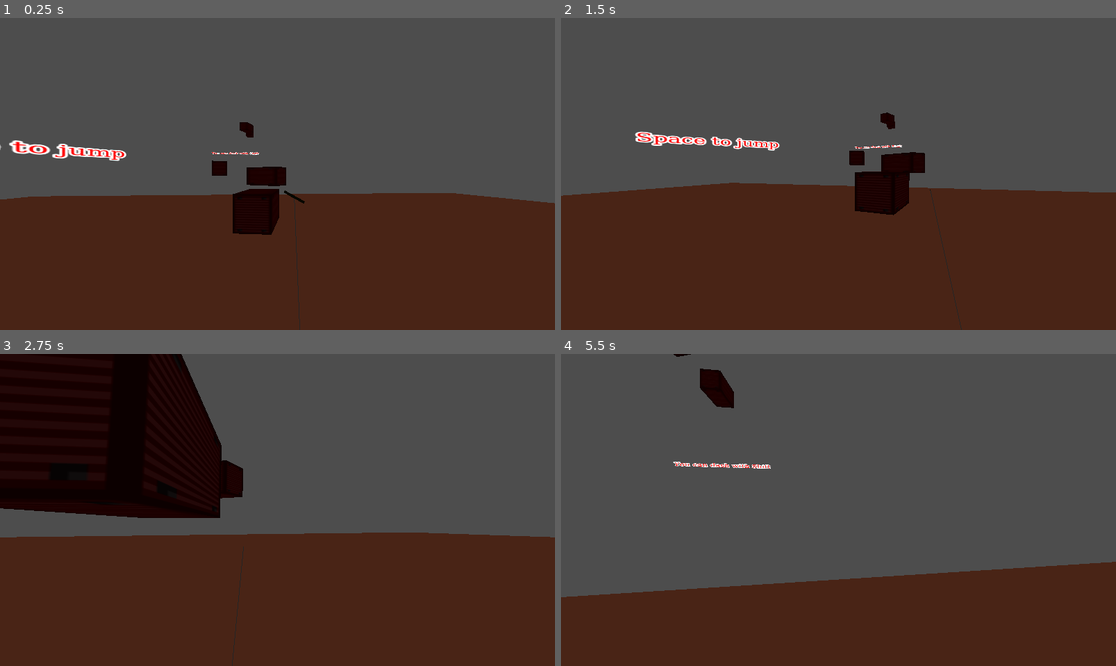
Above: before the commit, frames 1-4 (two rows, left to right).
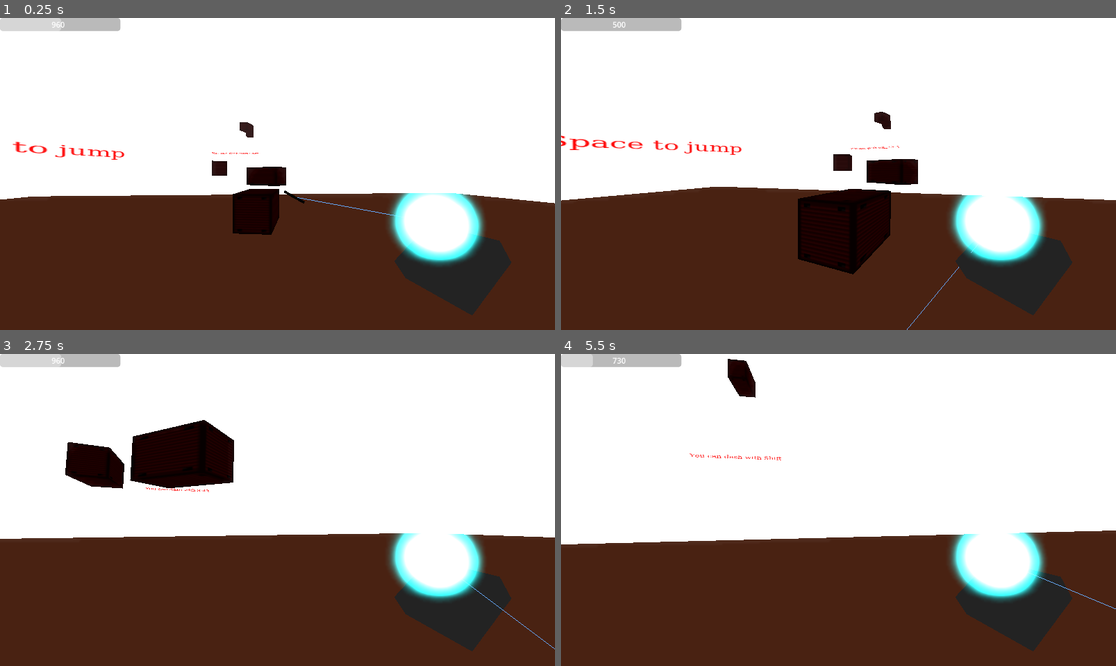
Above: after the commit, the same moments.

Repository: FronchestFry/Godotproject
Game: Godot game, scene res://level.tscn
Same seed, same stepped clock (60 frames per second), same inputs: the game is played once before the commit and once after it.
Inputs (mouse positions are in pixels of both pictures, inside the frame that each line leads up to):
- Up to frame 1 (0.25 s): no input
- Up to frame 2 (1.5 s): tap Enter at 0.5 s; move the mouse to (866, 174) at 0.52 s; hold Right mouse button (Push) 0.53-1.28 s; hold W (Forward) from 0.53 s (still down); tap Space (Jump) at 0.77 s; tap Mouse wheel down (Alo_force_down, bound only after the comm… at 0.8, 1.35 s; move the mouse to (810, 174) at 1.27 s
- Up to frame 3 (2.75 s): keep holding W (Forward); tap Space (Jump) at 1.52 s; tap Mouse wheel up (Alo_force_up, bound only after the commit) at 1.55, 2.1 s; move the mouse to (288, 503) at 2.02 s; hold Right mouse button (Push) from 2.03 s (still down)
- Up to frame 4 (5.5 s): keep holding W (Forward); move the mouse to (832, 516) at 2.77 s; release Right mouse button (Push) at 2.78 s; tap Shift (Dash) at 2.85 s; tap Space (Jump) at 3.02, 3.77, 4.52 s; tap Mouse wheel down (Alo_force_down, bound only after the comm… at 3.05, 5.1 s; move the mouse to (877, 513) at 3.52 s; press the mouse at (877, 513) at 3.53 s; tap Mouse wheel up (Alo_force_up, bound only after the commit) at 3.8 s; move the mouse to (794, 506) at 4.27 s; release the mouse at (794, 506) at 4.28 s; right-click (794, 506) at 4.35 s; move the mouse to (844, 510) at 5.02 s

The runs differ from the first frame. In frame 1, 62% of the frame differs, in the area x 0-100%, y 0-100%; in frame 2, 64%; in frame 3, 60%; in frame 4, 76%, in the area x 0-100%, y 0-96%.

Commit message:
Add files via upload

Diff:
--- a/Godot Project, Hackclub week 1/alomancy_line_drawer.gd
+++ b/Godot Project, Hackclub week 1/alomancy_line_drawer.gd
@@ -3,14 +3,23 @@
 @export var player: Node3D
 @export var anchor: Node3D
 
+
+
 var line_mesh := ImmediateMesh.new()
+var line_material := StandardMaterial3D.new()
 
 func _ready() -> void:
+	player = player.get_node('Neck/Head/Hand2')
 	mesh = line_mesh
+
+	line_material.albedo_color = Color.AQUA
+	line_material.emission_enabled = true
+	line_material.emission_energy_multiplier = 1
+	line_material.emission = Color.CORNFLOWER_BLUE
 
 func _process(delta: float) -> void:
 	line_mesh.clear_surfaces()
-	line_mesh.surface_begin(Mesh.PRIMITIVE_LINES)
+	line_mesh.surface_begin(Mesh.PRIMITIVE_LINES, line_material)
 	line_mesh.surface_add_vertex(to_local(player.global_position))
 	line_mesh.surface_add_vertex(to_local(anchor.global_position))
 	line_mesh.surface_end()
--- a/Godot Project, Hackclub week 1/anchor.tscn
+++ b/Godot Project, Hackclub week 1/anchor.tscn
@@ -17,6 +17,8 @@
 material = SubResource("StandardMaterial3D_vwnqp")
 
 [node name="Anchor" type="RigidBody3D" unique_id=443150508]
+collision_layer = 128
+collision_mask = 129
 mass = 30.0
 physics_material_override = SubResource("PhysicsMaterial_dni6c")
 continuous_cd = true
--- a/Godot Project, Hackclub week 1/box_platform.tscn
+++ b/Godot Project, Hackclub week 1/box_platform.tscn
@@ -15,6 +15,7 @@
 
 [node name="Box Platform" type="MeshInstance3D" unique_id=1784923033]
 transform = Transform3D(-8.742278e-08, -2, 0, 2, -8.742278e-08, 0, 0, 0, 4, 0, 0, 0)
+layers = 129
 mesh = SubResource("BoxMesh_1itsl")
 
 [node name="StaticBody3D" type="StaticBody3D" parent="." unique_id=1003818338]
--- a/Godot Project, Hackclub week 1/level.tscn
+++ b/Godot Project, Hackclub week 1/level.tscn
@@ -16,10 +16,12 @@
 data = PackedVector3Array(-0.5, 0.5, 0.5, 0.5, 0.5, 0.5, -0.5, -0.5, 0.5, 0.5, 0.5, 0.5, 0.5, -0.5, 0.5, -0.5, -0.5, 0. …(500 unchanged characters)…
 
 [sub_resource type="Environment" id="Environment_vonw3"]
+glow_enabled = true
 glow_intensity = 7.64
-volumetric_fog_density = 0.1119
-volumetric_fog_albedo = Color(0.6938876, 0.29056314, 0.107024066, 1)
-volumetric_fog_emission = Color(0.22857675, 0.11519212, 0.10034431, 1)
+volumetric_fog_enabled = true
+volumetric_fog_albedo = Color(0.37530407, 0.37530407, 0.37530407, 1)
+volumetric_fog_emission = Color(0.37659413, 0.66498035, 0.7548994, 1)
+volumetric_fog_emission_energy = 0.2
 
 [sub_resource type="FontFile" id="FontFile_oi3di"]
 cache/0/variation_coordinates = {}
--- a/Godot Project, Hackclub week 1/player.gd
+++ b/Godot Project, Hackclub week 1/player.gd
@@ -14,7 +14,7 @@
 var player_mass = 80
 var pull_strength = 1000
 var pull_damping = 100
-var max_pull_force = 5000
+var max_pull_force = 960
 
 @onready var Head = $Neck/Head
 @onready var Body = $"."
@@ -30,7 +30,6 @@
 	#Normal Jump
 	if Input.is_action_pressed("Jump") and is_on_floor():
 		velocity.y += JUMP_FORCE
-
 
 	#Wall Jump
 	if is_on_wall_only() and Input.is_action_just_pressed("Jump"):
@@ -76,8 +75,6 @@
 			var force_on_anchor = -dir * force
 			anchor.apply_central_force(force_on_anchor)
 			velocity -= force_on_anchor / player_mass * delta
-			print("Push force: ", force, "  Player velocity: ", velocity)
-
 
 	#Regain dash on floor
 	if is_on_floor():
@@ -90,8 +87,13 @@
 	if not is_on_floor():
 		velocity.y -= GRAVITY * delta
 
-	#Glowing anchor lines
-
+	#Ability to raise or lower potency
+	if Input.is_action_just_pressed("Alo_force_up"):
+		max_pull_force = clamp(max_pull_force + 230, 500, 1420)
+	elif Input.is_action_just_pressed("Alo_force_down"):
+		max_pull_force = clamp(max_pull_force - 230, 500, 1420)
+	$CanvasLayer/ProgressBar.value = max_pull_force
+	$CanvasLayer/Label.text = str(max_pull_force)
 
 	move_and_slide()
 
--- a/Godot Project, Hackclub week 1/player.tscn
+++ b/Godot Project, Hackclub week 1/player.tscn
@@ -6,16 +6,53 @@
 
 [sub_resource type="CylinderMesh" id="CylinderMesh_4flbx"]
 
+[sub_resource type="BoxMesh" id="BoxMesh_4flbx"]
+
+[sub_resource type="StandardMaterial3D" id="StandardMaterial3D_4flbx"]
+albedo_color = Color(2.5027991e-06, 0.72477627, 0.7254356, 1)
+emission_enabled = true
+emission = Color(0.09411765, 0.54509807, 0.54509807, 1)
+emission_energy_multiplier = 5.65
+
+[sub_resource type="SphereMesh" id="SphereMesh_onrkg"]
+material = SubResource("StandardMaterial3D_4flbx")
+
 [node name="Body" type="CharacterBody3D" unique_id=1331633697]
+collision_layer = 2
 script = ExtResource("1_4flbx")
+
+[node name="CanvasLayer" type="CanvasLayer" parent="." unique_id=1366935357]
+
+[node name="ProgressBar" type="ProgressBar" parent="CanvasLayer" unique_id=2028533498]
+offset_right = 250.0
+offset_bottom = 27.0
+min_value = 500.0
+max_value = 1420.0
+value = 500.0
+show_percentage = false
+
+[node name="Label" type="Label" parent="CanvasLayer" unique_id=933157514]
+offset_left = 101.0
+offset_right = 141.0
+offset_bottom = 27.0
+horizontal_alignment = 1
+vertical_alignment = 1
 
 [node name="CollisionShape3D" type="CollisionShape3D" parent="." unique_id=1779471878]
 shape = SubResource("CylinderShape3D_sh265")
 
-[node name="MeshInstance3D" type="MeshInstance3D" parent="CollisionShape3D" unique_id=1111586282]
+[node name="Body" type="MeshInstance3D" parent="CollisionShape3D" unique_id=1111586282]
 mesh = SubResource("CylinderMesh_4flbx")
 
 [node name="Neck" type="Node3D" parent="." unique_id=351600180]
 transform = Transform3D(1, 0, 0, 0, 1, 0, 0, 0, 1, 0, 0.73208654, -0.39578587)
 
 [node name="Head" type="Camera3D" parent="Neck" unique_id=684461690]
+
+[node name="Hand" type="MeshInstance3D" parent="Neck/Head" unique_id=1066947396]
+transform = Transform3D(0.23030289, -0.07299196, 0.081840254, 0.18082038, 0.10044151, 0, -0.06530376, 0.020697305, 0.28862116, 0.8077637, -0.418805, -0.97013634)
+mesh = SubResource("BoxMesh_4flbx")
+
+[node name="Hand2" type="MeshInstance3D" parent="Neck/Head" unique_id=1254274718]
+transform = Transform3D(0.15353525, -0.11597463, 0.054560173, 0.120546915, 0.15958835, 0, -0.04353584, 0.0328853, 0.1924141, 0.7097217, -0.2210086, -0.9177422)
+mesh = SubResource("SphereMesh_onrkg")
--- a/Godot Project, Hackclub week 1/project.godot
+++ b/Godot Project, Hackclub week 1/project.godot
@@ -65,6 +65,16 @@
 "events": [Object(InputEventMouseButton,"resource_local_to_scene":false,"resource_name":"","device":-1,"window_id":0,"a …(253 unchanged characters)…
 ]
 }
+Alo_force_up={
+"deadzone": 0.2,
+"events": [Object(InputEventMouseButton,"resource_local_to_scene":false,"resource_name":"","device":-1,"window_id":0,"alt_pressed":false,"shift_pressed":false,"ctrl_pressed":false,"meta_pressed":false,"button_mask":0,"position":Vector2(0, 0),"global_position":Vector2(0, 0),"factor":1.0,"button_index":4,"canceled":false,"pressed":false,"double_click":false,"script":null)
+]
+}
+Alo_force_down={
+"deadzone": 0.2,
+"events": [Object(InputEventMouseButton,"resource_local_to_scene":false,"resource_name":"","device":-1,"window_id":0,"alt_pressed":false,"shift_pressed":false,"ctrl_pressed":false,"meta_pressed":false,"button_mask":0,"position":Vector2(0, 0),"global_position":Vector2(0, 0),"factor":1.0,"button_index":5,"canceled":false,"pressed":false,"double_click":false,"script":null)
+]
+}
 
 [physics]
 
Not shown: 2 places in Godot Project, Hackclub week 1/level.tscn that only renumber resources
